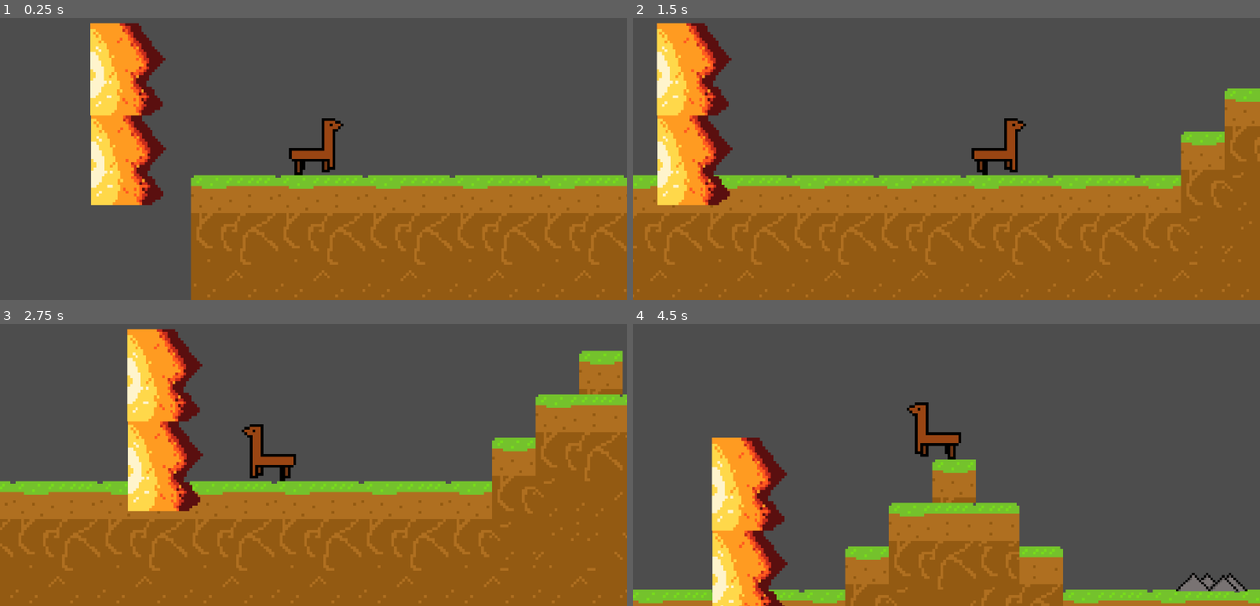
Above: before the commit, frames 1-4 (two rows, left to right).
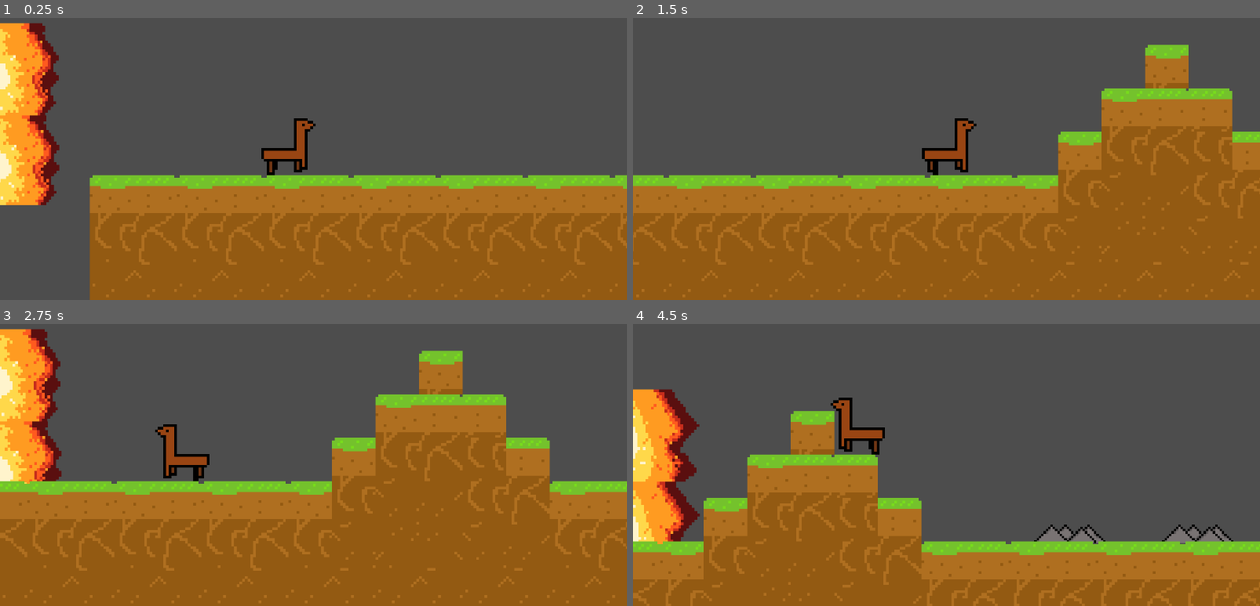
Above: after the commit, the same moments.

Repository: Leofm47/primeiro-teste-godot
Game: Godot game, scene res://scenes/main.tscn
The game is run twice, just before and just after one commit, with the same random seed, the same clock (stepped at 60 frames per second) and the same inputs.
Inputs:
- Up to frame 1 (0.25 s): no input
- Up to frame 2 (1.5 s): tap Enter (ui_accept) at 0.5, 0.77 s; hold Right (ui_right) from 0.53 s (still down)
- Up to frame 3 (2.75 s): tap Enter (ui_accept) at 1.52 s; release Right (ui_right) at 2.03 s; hold Left (ui_left) from 2.03 s (still down)
- Up to frame 4 (4.5 s): release Left (ui_left) at 2.78 s; hold Right (ui_right) 2.78-4.28 s; tap Enter (ui_accept) at 3.02, 3.77 s; hold Left (ui_left) from 4.28 s (still down)

The runs differ from the first frame. In frame 1, 23% of the frame differs, in the area x 0-100%, y 1-100%; in frame 2, 25%; in frame 3, 36%; in frame 4, 39%, in the area x 0-100%, y 23-100%.

Commit message:
Add files via upload

Diff:
--- a/Deerunner/scenes/main.tscn
+++ b/Deerunner/scenes/main.tscn
@@ -8,6 +8,7 @@
 [ext_resource type="Texture2D" uid="uid://cp6oks686bv32" path="res://assets/New Piskel (8).png" id="4_tefeu"]
 [ext_resource type="Texture2D" uid="uid://c5u7l7bn8t67k" path="res://assets/New Piskel (9).png" id="5_o6xl0"]
 [ext_resource type="Texture2D" uid="uid://cc0gym844a1qw" path="res://assets/New Piskel (10).png" id="6_tipki"]
+[ext_resource type="Texture2D" uid="uid://eh5l175h6mlm" path="res://assets/New Piskel (14).png" id="7_choun"]
 [ext_resource type="PackedScene" uid="uid://c5ux0nvocxsv7" path="res://scenes/DeathWall.tscn" id="9_85g3d"]
 
 [sub_resource type="TileSetAtlasSource" id="TileSetAtlasSource_1bvp3"]
@@ -72,6 +73,25 @@
 1:3/0 = 0
 1:3/0/physics_layer_0/polygon_0/points = PackedVector2Array(-8, -8, 8, -8, 8, 8, -8, 8)
 
+[sub_resource type="TileSetAtlasSource" id="TileSetAtlasSource_ya4ey"]
+texture = ExtResource("7_choun")
+0:0/0 = 0
+1:0/0 = 0
+2:0/0 = 0
+3:0/0 = 0
+0:1/0 = 0
+1:1/0 = 0
+2:1/0 = 0
+3:1/0 = 0
+0:2/0 = 0
+1:2/0 = 0
+2:2/0 = 0
+3:2/0 = 0
+0:3/0 = 0
+1:3/0 = 0
+2:3/0 = 0
+3:3/0 = 0
+
 [sub_resource type="TileSet" id="TileSet_272bh"]
 physics_layer_0/collision_layer = 1
 sources/0 = SubResource("TileSetAtlasSource_1bvp3")
@@ -80,22 +100,46 @@
 sources/3 = SubResource("TileSetAtlasSource_o6xl0")
 sources/4 = SubResource("TileSetAtlasSource_tipki")
 sources/5 = SubResource("TileSetAtlasSource_85g3d")
+sources/7 = SubResource("TileSetAtlasSource_ya4ey")
 
 [sub_resource type="WorldBoundaryShape2D" id="WorldBoundaryShape2D_tbgi4"]
 distance = 6.0
 
+[sub_resource type="TileSetAtlasSource" id="TileSetAtlasSource_choun"]
+texture = ExtResource("7_choun")
+0:0/0 = 0
+1:0/0 = 0
+2:0/0 = 0
+3:0/0 = 0
+0:1/0 = 0
+1:1/0 = 0
+2:1/0 = 0
+3:1/0 = 0
+0:2/0 = 0
+1:2/0 = 0
+2:2/0 = 0
+3:2/0 = 0
+0:3/0 = 0
+1:3/0 = 0
+2:3/0 = 0
+3:3/0 = 0
+
+[sub_resource type="TileSet" id="TileSet_ya4ey"]
+sources/0 = SubResource("TileSetAtlasSource_choun")
+
 [node name="main" type="Node2D" unique_id=1033338157]
+position = Vector2(2, 0)
 
 [node name="player" parent="." unique_id=93170881 instance=ExtResource("1_jyhfs")]
-position = Vector2(80, 146)
+position = Vector2(107, 144)
 
 [node name="Camera2D" type="Camera2D" parent="player" unique_id=2141939903]
 position = Vector2(-1, 1)
 zoom = Vector2(5, 5)
 limit_bottom = 206
-position_smoothing_enabled = true
 
 [node name="TileMapLayer" type="TileMapLayer" parent="." unique_id=890477854]
+z_index = 6
 position = Vector2(82, 160)
 tile_map_data = PackedByteArray("AAD//wAABQAAAAAAAAAAAAAABQABAAAAAAABAAAABQAAAAAAAAACAAAABQABAAAAAAADAAAABQAAAAAAAAAEAA …(2784 unchanged characters)…
 tile_set = SubResource("TileSet_272bh")
@@ -118,6 +162,10 @@
 [node name="trap3" parent="." unique_id=10993052 instance=ExtResource("4_o6xl0")]
 position = Vector2(438, 161)
 
-[node name="DeathWall" parent="." unique_id=1625150700 node_paths=PackedStringArray("player") instance=ExtResource("9_85g3d")]
+[node name="DeathWall" parent="." unique_id=1625150700 node_paths=PackedStringArray("player", "camera") instance=ExtResource("9_85g3d")]
 position = Vector2(6, 133)
 player = NodePath("../player")
+camera = NodePath("../player/Camera2D")
+
+[node name="TileMapLayer2" type="TileMapLayer" parent="." unique_id=1393091699]
+tile_set = SubResource("TileSet_ya4ey")
--- a/Deerunner/scenes/player.tscn
+++ b/Deerunner/scenes/player.tscn
@@ -48,6 +48,7 @@
 [node name="Pivot" type="Node2D" parent="." unique_id=867770919]
 
 [node name="AnimatedSprite2D" type="AnimatedSprite2D" parent="Pivot" unique_id=1369839069]
+z_index = 10
 position = Vector2(3, -4)
 sprite_frames = SubResource("SpriteFrames_2hs0m")
 animation = &"walk"
--- a/Deerunner/scripts/DeathWall.gd
+++ b/Deerunner/scripts/DeathWall.gd
@@ -1,10 +1,11 @@
 extends Area2D
 
 @export var player: CharacterBody2D
+@export var camera: Camera2D
 
 var base_speed := 40.0
-var acceleration := 0.05
-var max_speed := 250.0
+var acceleration := 0.09
+var max_speed := 300.0
 
 var max_progress := 0.0
 var start_x := 0.0
@@ -14,6 +15,7 @@
 	start_x = player.global_position.x
 
 
+
 func _physics_process(delta):
 
 	if player == null:
@@ -21,11 +23,16 @@
 
 	var progress = player.global_position.x - start_x
 
-	# guarda apenas o maior progresso alcançado
 	if progress > max_progress:
 		max_progress = progress
 
 	var speed = base_speed + max_progress * acceleration
 	speed = clamp(speed, base_speed, max_speed)
+	print("velocidade:", speed)
 
 	global_position.x += speed * delta
+
+	if camera:
+		camera.limit_left = int(global_position.x - 15)
+		if camera.global_position.x < global_position.x:
+			camera.reset_smoothing()
--- a/Deerunner/scripts/killzone.gd
+++ b/Deerunner/scripts/killzone.gd
@@ -3,6 +3,15 @@
 @export var damage := 1
 @export var knockback_force := 250
 
+@onready var fire1 = get_node_or_null("fire1")
+@onready var fire2 = get_node_or_null("fire2")
+
+func _ready():
+	if fire1:
+		fire1.play("fire")
+	if fire2:
+		fire2.play("fire")
+
 func _on_body_entered(body):
 	if body.is_in_group("player"):
 		var dir = (body.global_position - global_position).normalized()
--- a/Deerunner/scripts/player.gd
+++ b/Deerunner/scripts/player.gd
@@ -12,6 +12,7 @@
 var knockback_time := 0.0
 var dead := false
 
+@onready var deathwall = get_parent().get_node("DeathWall")
 @onready var sprite := $Pivot/AnimatedSprite2D
 @onready var pivot := $Pivot
 
@@ -44,6 +45,11 @@
 			velocity.x = direction * SPEED
 		else:
 			velocity.x = move_toward(velocity.x, 0, SPEED)
+
+	if deathwall:
+		if global_position.x <= deathwall.global_position.x:
+			die()
+
 
 	move_and_slide()
 	update_animation()
Binary file added: Deerunner/assets/New Piskel (14).png
Not shown, added: Deerunner/assets/New Piskel (14).png.import
Binary file added: Deerunner/scenes/New Piskel (13).png
Not shown, added: Deerunner/scenes/New Piskel (13).png.import
Not shown, added: Deerunner/scenes/DeathWall.tscn1875510449.tmp
